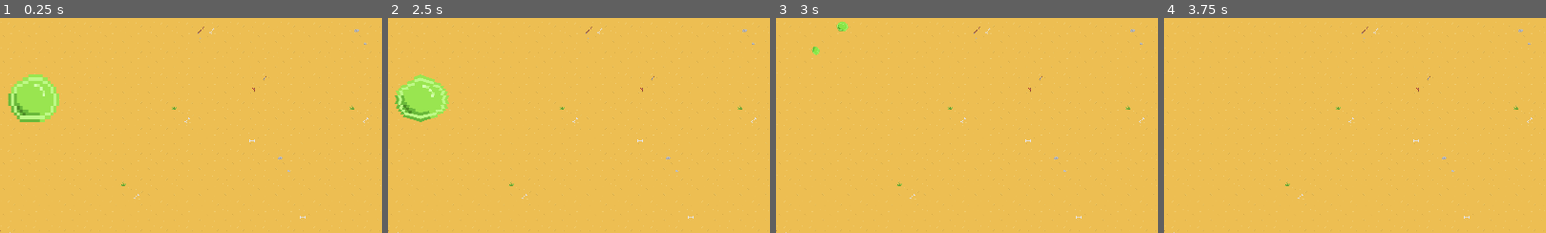
Above: before the commit, frames 1-4 (left to right).
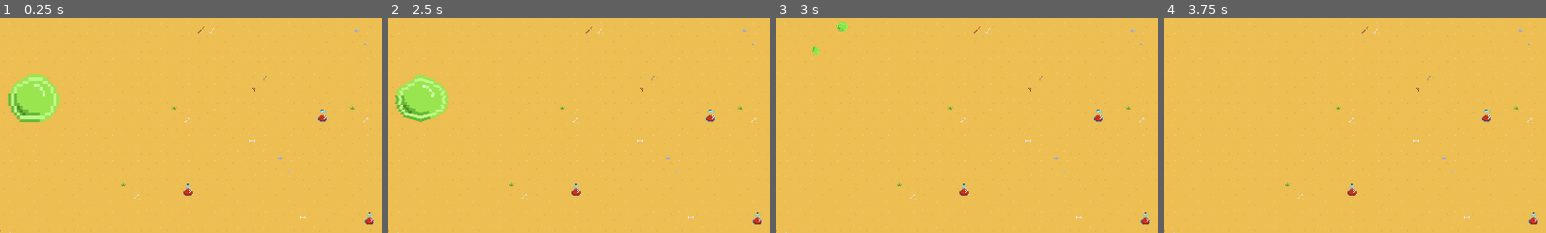
Above: after the commit, the same moments.

Repository: dev-cyprium/global-game-jam-game
Game: Godot game, scene res://world.tscn
Two runs of this game, one before a commit and one after it. Both use one fixed random seed, a clock stepped at 60 frames per second and the inputs below.
Inputs:
- Up to frame 1 (0.25 s): no input
- Up to frame 2 (2.5 s): tap Enter at 0.5, 2 s; hold D (right) 0.53-1.28 s; tap X (spear) at 0.6, 1.35, 2.3 s; tap Space at 1.25 s; hold S (down) 1.28-2.03 s; hold D (right) from 2.03 s (still down); tap Z (zoom) at 2.1 s
- Up to frame 3 (3 s): release D (right) at 2.78 s; hold W (up) from 2.78 s (still down); tap X (spear) at 2.85 s
- Up to frame 4 (3.75 s): tap Space at 3.5 s; release W (up) at 3.53 s; hold A (left) from 3.53 s (still down); tap X (spear) at 3.6 s
The pictures show only the part of the screen within x 14-64%, y 22-72%; the shares and areas given below are measured in that part.

The runs differ from the first frame. In frame 1, 0.3% of the frame differs, in the area x 48-98%, y 42-97%; in frame 2, 0.3%; in frame 3, 0.3%; in frame 4, 0.3%.

Commit message:
added potion pickup and animations

Diff:
--- a/character_body_2d.gd
+++ b/character_body_2d.gd
@@ -3,8 +3,9 @@
 const SPEED = 300.0
 var time_passed = 0
 var spear_ammo = 0
+var hp:float
 
-@export var hp:float = 100.0
+@export var max_hp:float = 100.0
 
 @onready var weapon_manager = $WeaponManager
 @onready var main_sprites = $MainSprites
@@ -19,9 +20,12 @@
 
 func _ready():
 	cam = get_tree().get_nodes_in_group("main_camera")[0]
+	hp = max_hp
 
 
 func _physics_process(delta):
+
+
 	time_passed += delta
 
 	if spear_ammo:
@@ -87,7 +91,20 @@
 func take_dmg(dmg):
 	hp -= dmg
 
+func heal(amount):
+	hp += amount
+	hp = clamp(hp,0,max_hp)
+	print("Current hp: ",hp)
+
 
 func _on_animation_player_animation_finished(anim_name):
 	pass
 		#call change scene
+
+
+
+func _on_area_2d_area_entered(area):
+	if area.is_in_group("consumable"):
+		heal(10)
+		print(area.name)
+		area.queue_free()
--- a/character_body_2d.tscn
+++ b/character_body_2d.tscn
@@ -102,16 +102,37 @@
 "values": [0]
 }
 
+[sub_resource type="Animation" id="Animation_mqkty"]
+resource_name = "dmg"
+loop_mode = 1
+tracks/0/type = "value"
+tracks/0/imported = false
+tracks/0/enabled = true
+tracks/0/path = NodePath(".:modulate")
+tracks/0/interp = 2
+tracks/0/loop_wrap = true
+tracks/0/keys = {
+"times": PackedFloat32Array(0, 0.2, 0.4, 0.8, 1),
+"transitions": PackedFloat32Array(0.482968, 1, 0.189464, 1, 0.189464),
+"update": 0,
+"values": [Color(1, 1, 1, 0), Color(1, 1, 1, 1), Color(1, 1, 1, 0), Color(1, 1, 1, 1), Color(1, 1, 1, 0)]
+}
+
 [sub_resource type="AnimationLibrary" id="AnimationLibrary_hqwdh"]
 _data = {
 "RESET": SubResource("Animation_lxcwv"),
 "dancing": SubResource("Animation_erljh"),
 "death": SubResource("Animation_qwi4f"),
+"dmg": SubResource("Animation_mqkty"),
 "idle": SubResource("Animation_75lsb"),
 "walk": SubResource("Animation_s05ij")
 }
 
+[sub_resource type="CircleShape2D" id="CircleShape2D_mimkk"]
+radius = 24.0208
+
 [node name="Player" type="CharacterBody2D" groups=["player"]]
+self_modulate = Color(1, 1, 1, 0.841044)
 script = ExtResource("1_7uwtw")
 
 [node name="Weapons_holder" type="Node2D" parent="."]
@@ -141,4 +162,10 @@
 position = Vector2(0, 3.33333)
 texture = ExtResource("4_uobut")
 
+[node name="Area2D" type="Area2D" parent="."]
+
+[node name="CollisionShape2D" type="CollisionShape2D" parent="Area2D"]
+shape = SubResource("CircleShape2D_mimkk")
+
 [connection signal="animation_finished" from="AnimationPlayer" to="." method="_on_animation_player_animation_finished"]
+[connection signal="area_entered" from="Area2D" to="." method="_on_area_2d_area_entered"]
--- a/enemy.gd
+++ b/enemy.gd
@@ -94,13 +94,14 @@
 	state = State.IDLE
 
 
-func _on_hurtbox_area_shape_entered(area_rid, area, area_shape_index, local_shape_index):
-	if area.is_in_group("weapons"):
-		take_dmg(area.dmg)
-
 func death():
 	pass
 
 func take_dmg(dmg):
 	hp -= dmg
 	print("Current hp: ", hp)
+
+
+func _on_hurtbox_area_entered(area):
+		if area.is_in_group("weapons"):
+			take_dmg(area.dmg)
--- a/enemy.tscn
+++ b/enemy.tscn
@@ -108,4 +108,4 @@
 
 [connection signal="timeout" from="Chase" to="." method="_on_chase_timeout"]
 [connection signal="timeout" from="Attack" to="." method="_on_timer_timeout"]
-[connection signal="area_shape_entered" from="Hurtbox" to="." method="_on_hurtbox_area_shape_entered"]
+[connection signal="area_entered" from="Hurtbox" to="." method="_on_hurtbox_area_entered"]
--- /dev/null
+++ b/potion.tscn
@@ -0,0 +1,14 @@
+[gd_scene load_steps=3 format=3 uid="uid://c2gbxipxk7hcs"]
+
+[ext_resource type="Texture2D" uid="uid://i56imc5mnbtc" path="res://assets/weapons/potion_hp.png" id="1_yv6yr"]
+
+[sub_resource type="CircleShape2D" id="CircleShape2D_rhhgp"]
+radius = 14.0
+
+[node name="Potion" type="Area2D" groups=["consumable"]]
+
+[node name="CollisionShape2D" type="CollisionShape2D" parent="."]
+shape = SubResource("CircleShape2D_rhhgp")
+
+[node name="Sprite2D" type="Sprite2D" parent="."]
+texture = ExtResource("1_yv6yr")
--- a/spear.gd
+++ b/spear.gd
@@ -1,14 +1,7 @@
 extends Area2D
 
 var dmg = 10
-# Called when the node enters the scene tree for the first time.
-func _ready():
-	pass # Replace with function body.
 
-
-# Called every frame. 'delta' is the elapsed time since the previous frame.
-func _process(_delta):
-	pass
 
 func _on_body_entered(body):
 	if body.is_in_group('player'):
--- a/world.tscn
+++ b/world.tscn
@@ -7,6 +7,7 @@
 [ext_resource type="PackedScene" uid="uid://dhiu4k1kkt0jj" path="res://spear.tscn" id="3_tmtge"]
 [ext_resource type="PackedScene" uid="uid://bsbkmw42kyj6a" path="res://GUI/ui.tscn" id="5_xv0e7"]
 [ext_resource type="PackedScene" uid="uid://bqnxg33ac6xet" path="res://GUI/game_over.tscn" id="6_38ah0"]
+[ext_resource type="PackedScene" uid="uid://c2gbxipxk7hcs" path="res://potion.tscn" id="8_k68a4"]
 
 [node name="world" type="Node2D"]
 
@@ -38,3 +39,12 @@
 
 [node name="GameOver" parent="CanvasLayer" instance=ExtResource("6_38ah0")]
 visible = false
+
+[node name="Potion" parent="." instance=ExtResource("8_k68a4")]
+position = Vector2(544, 244)
+
+[node name="Potion2" parent="." instance=ExtResource("8_k68a4")]
+position = Vector2(375, 337)
+
+[node name="Potion3" parent="." instance=ExtResource("8_k68a4")]
+position = Vector2(603, 373)
Binary file added: assets/weapons/potion_hp.png
Not shown, added: assets/weapons/potion_hp.png.import
Binary file added: assets/weapons/shield.png
Not shown, added: assets/weapons/shield.png.import
Binary file added: assets/weapons/sword.png
Not shown, added: assets/weapons/sword.png.import
Binary file added: assets/weapons/weapon10.png
Not shown, added: assets/weapons/weapon10.png.import
Binary file added: assets/weapons/weapon2.png
Not shown, added: assets/weapons/weapon2.png.import
Binary file added: assets/weapons/weapon3.png
Not shown, added: assets/weapons/weapon3.png.import
(and 14 more such lines)
